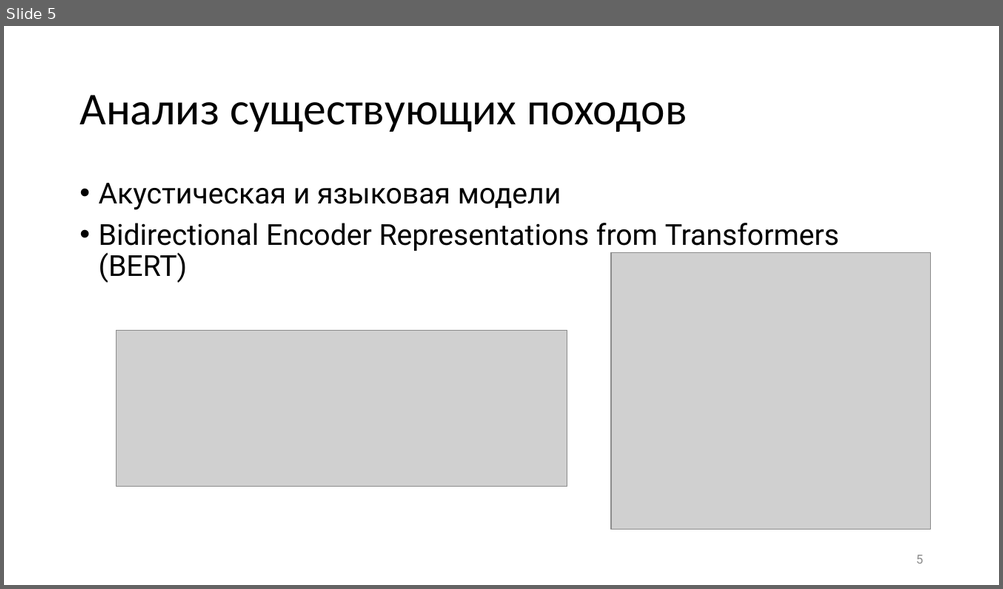
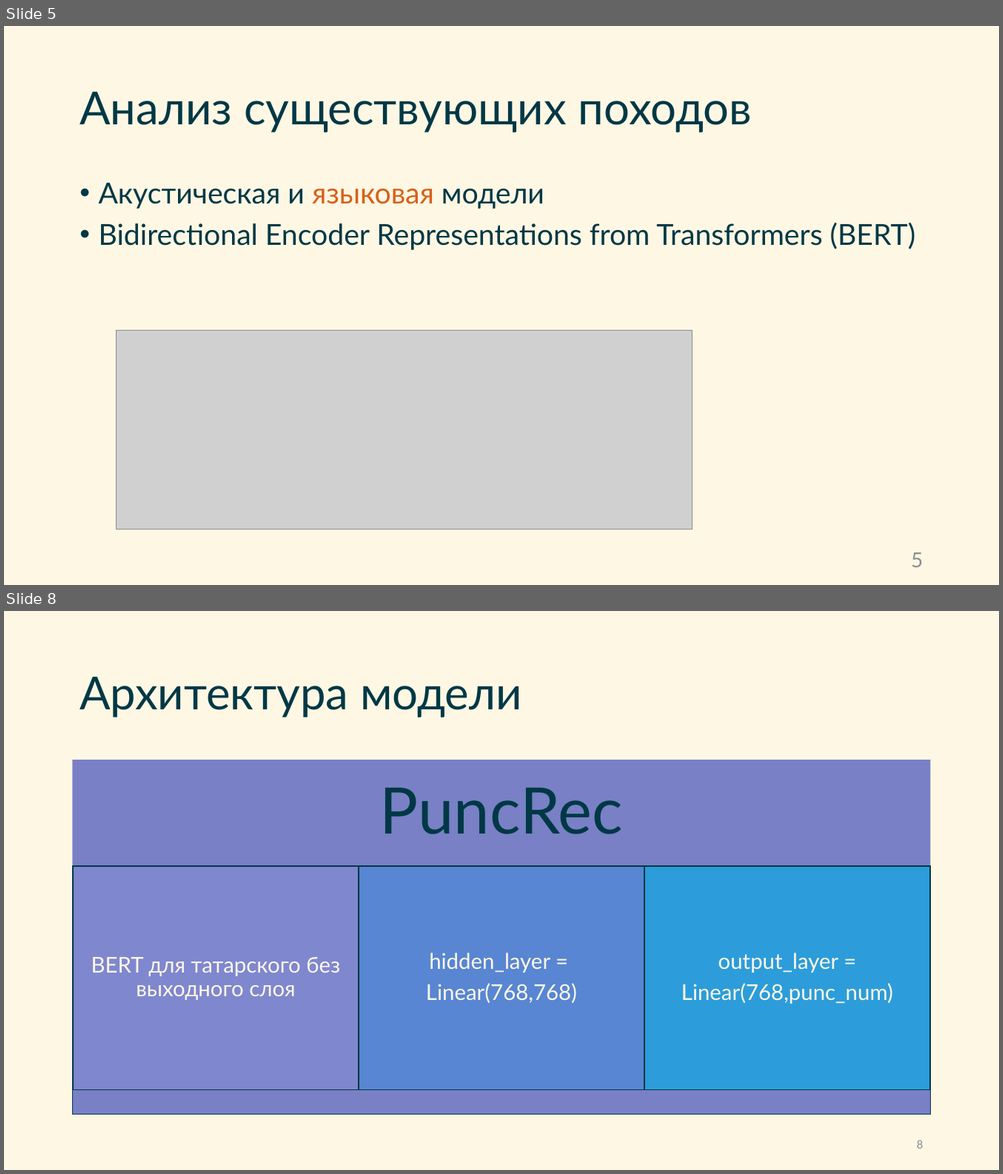
Before and after one commit to SirojiddinSaidmurodov/degree-work, a slide deck: docs/Предзащита.pptx. Shown one above the other, each under a label of ours: slide 5 before the commit, slides 5 and 8 after it; the slides between them are not shown. The pictures are 1003x589 and 1003x1174 pixels, drawn with LibreOffice and Linux fonts; fonts in the diff are those of the drawing; grey boxes stand for pictures. Boxes give left, top, right and bottom in pixels: in the first picture for what was removed or moved away, otherwise in the second. Text is boxed around its words. In the diff, an @@ line names an element or a change of style, - is before the commit and + after.

```diff
--- a/docs/Предзащита.pptx
+++ b/docs/Предзащита.pptx
@@ slide 8 added at bbox=[4, 611, 999, 1170], background #FEF7E3 @@
@@ title added at bbox=[79, 677, 522, 718], 44 pt, text #003846 @@
+Архитектура модели
@@ group added at bbox=[73, 760, 930, 1115]: 5 rectangles, 4 texts @@
+PuncRec
+BERT для татарского без выходного слоя
+hidden_layer =
+Linear(768,768)
+output_layer =
+Linear(768,punc_num)
@@ page number added at bbox=[916, 1140, 922, 1149], 12 pt, text #8C9194 @@
+8
@@ slide 5 changed as well @@
@@ background #FFFFFF to #FEF7E3 @@
@@ title "Анализ существующих походов" at bbox=[79, 92, 751, 133]: font Calibri to Lato, text colour #000000 to #003846 @@
@@ text "Акустическая и языковая модели" at bbox=[99, 183, 916, 250]: font Roboto to Lato, text colour #000000 to #003846; text colour #000000 to #D6601A in "языковая" @@
@@ picture removed at bbox=[612, 253, 930, 530] @@
@@ picture: place and size @@
-picture at bbox=[116, 330, 566, 487]
+picture at bbox=[116, 330, 692, 531]
@@ page number at bbox=[910, 553, 922, 568]: size 12 to 20 pt, font Roboto to Lato, text colour #8C8C8C to #8C9194 @@
```
Also in this commit, not shown: 8 other slides changed, 4 other slides added, 1 slide removed, 3 other files.
